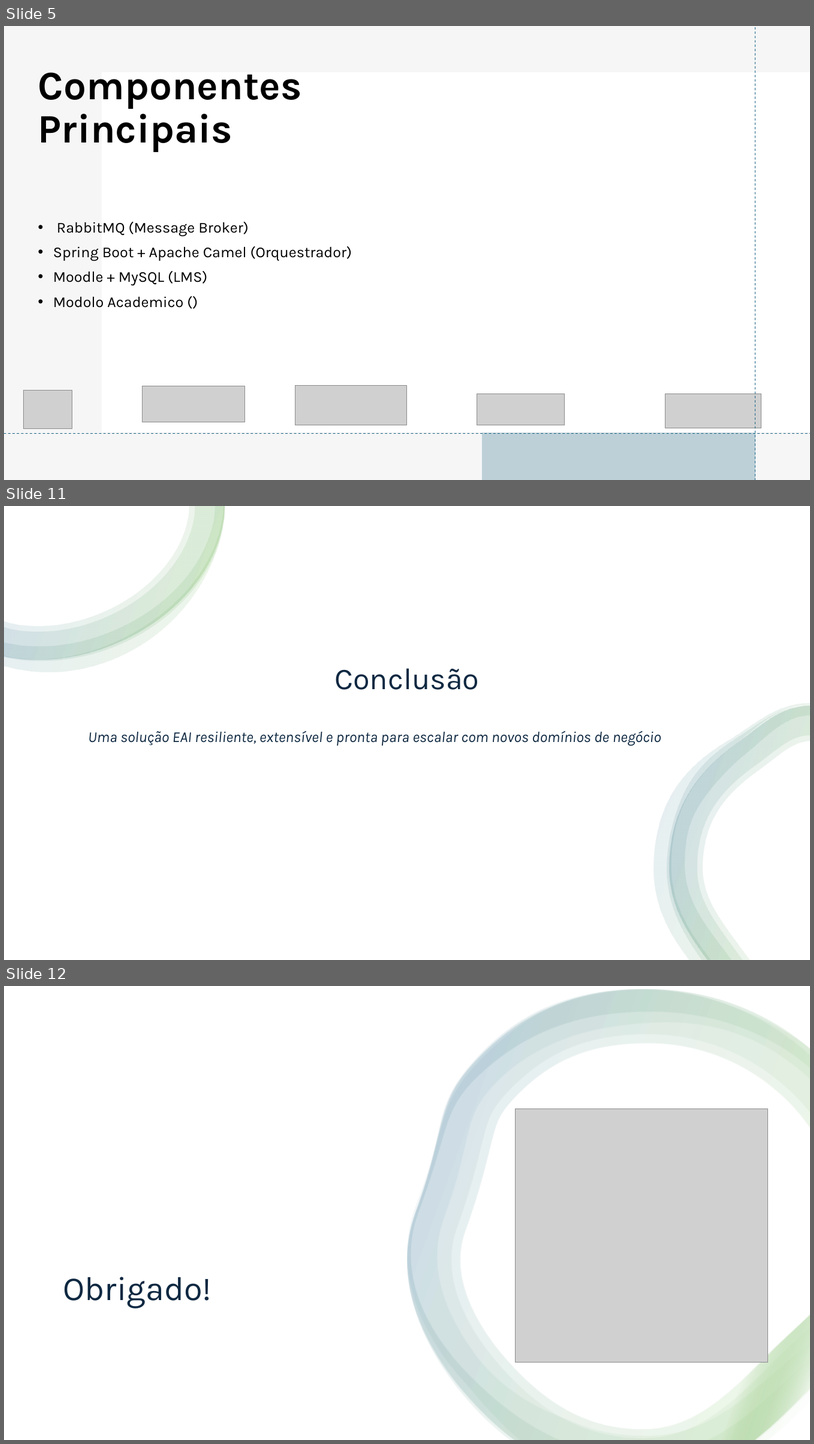
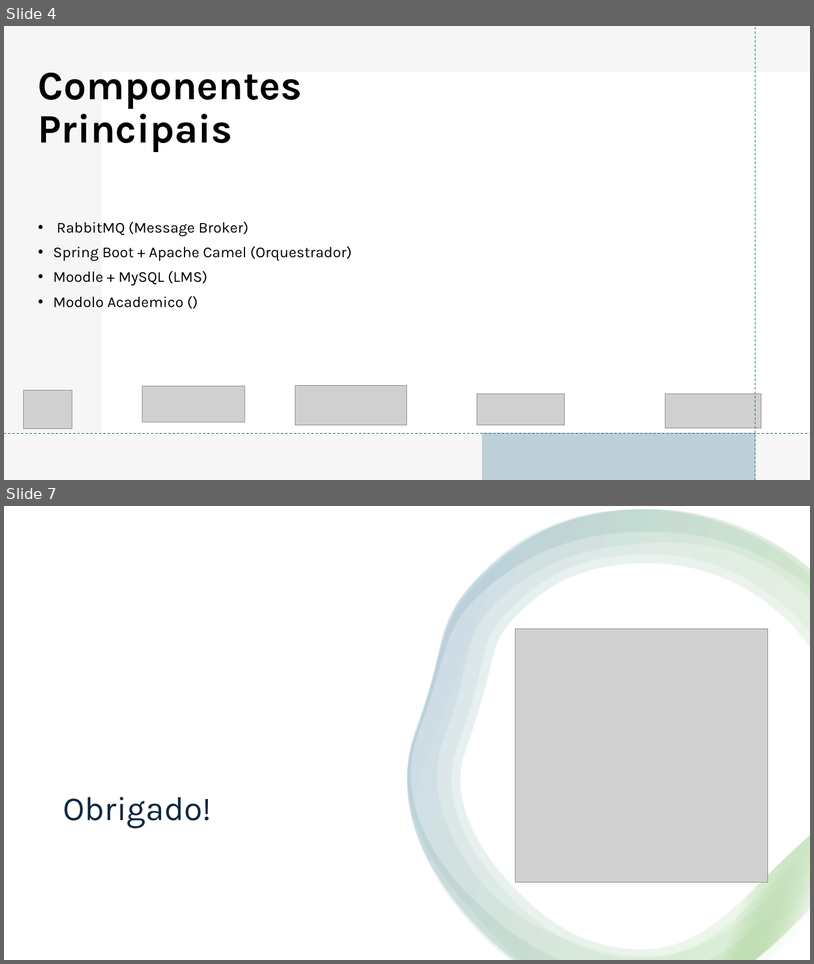
Before and after one commit to tinunr/mei-ids, a slide deck: Apresentação.pptx. Shown one above the other, each under a label of ours: slides 5, 11 and 12 before the commit, slides 4 and 7 after it; the slides between them are not shown. The pictures are 814x1444 and 814x964 pixels, drawn with LibreOffice and Linux fonts; fonts in the diff are those of the drawing; grey boxes stand for pictures. Boxes give left, top, right and bottom in pixels: in the first picture for what was removed or moved away, otherwise in the second. Text is boxed around its words. In the diff, an @@ line names an element or a change of style, - is before the commit and + after.

```diff
--- a/Apresentação.pptx
+++ b/Apresentação.pptx
@@ slide 11 removed at (4, 506, 810, 960), background #FFFFFF @@
@@ rectangle removed at (4, 506, 810, 960) @@
@@ group removed at (4, 506, 225, 672): 4 freeform shapes @@
@@ title removed at (335, 668, 479, 690) @@
-Conclusão
@@ group removed at (654, 703, 810, 960): 4 freeform shapes @@
@@ text removed at (88, 730, 662, 745) @@
-Uma solução EAI resiliente, extensível e pronta para escalar com novos domínios de negócio
@@ what was slide 5 is now slide 4 @@
@@ what was slide 12 is now slide 7 @@
```
Also in this commit, not shown: 1 slide changed, 1 slide added, 5 other slides removed, 3 other files.
